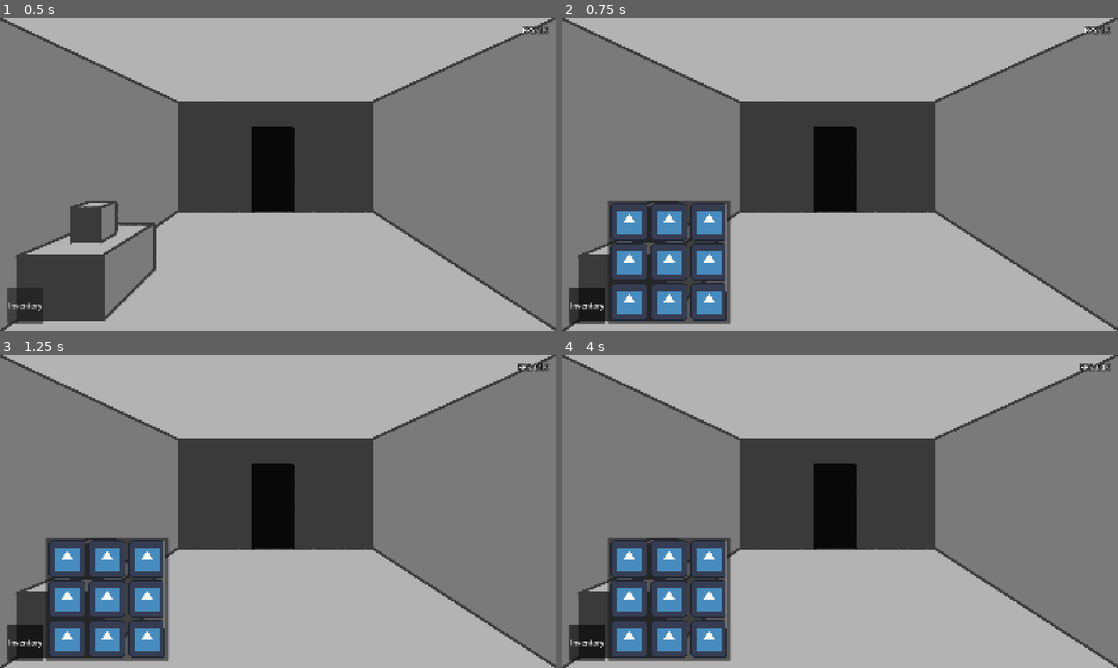
Above: before the commit, frames 1-4 (two rows, left to right).
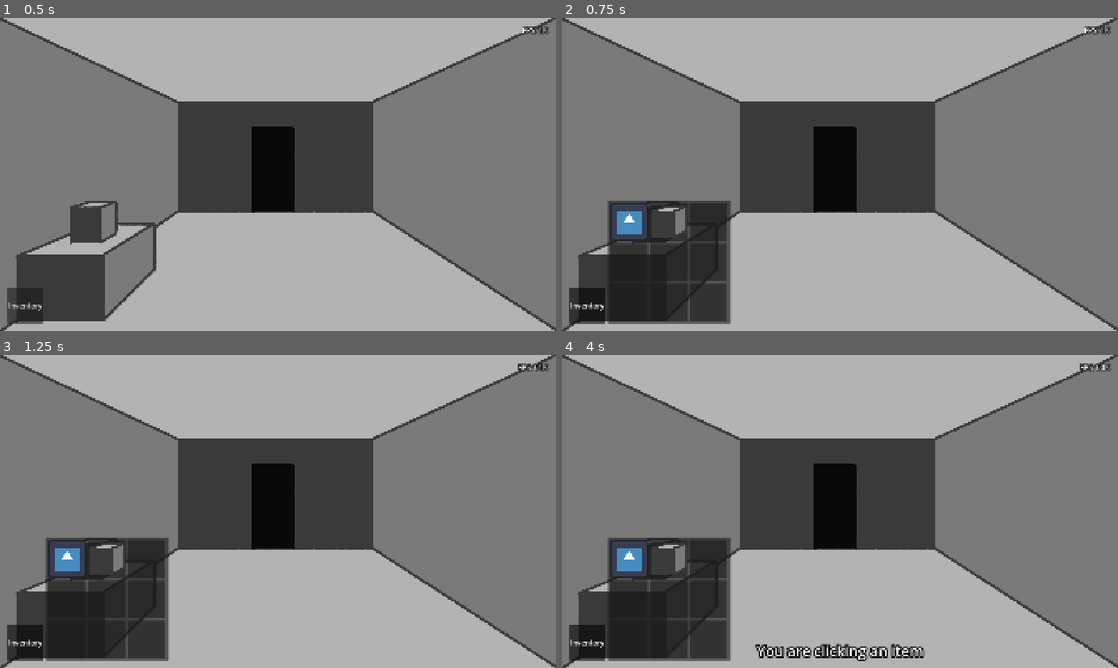
Above: after the commit, the same moments.

Repository: AEther-Frisko/point-n-click-game
Game: Godot game, scene res://shared/scenes/main.tscn
Two runs of this game, one before a commit and one after it. Both use one fixed random seed, a clock stepped at 60 frames per second and the inputs below. The engine's default icon, where the game draws it, is replaced by a stand-in: a white triangle on a blue panel in a dark square.
Inputs (mouse positions are in pixels of both pictures, inside the frame that each line leads up to):
- Up to frame 1 (0.5 s): no input
- Up to frame 2 (0.75 s): click "Inventory" at 0.5 s
- Up to frame 3 (1.25 s): no input
- Up to frame 4 (4 s): click "Inventory" at 1.25 s; click "Inventory" at 2 s; tap Enter at 2.75 s; move the mouse to (645, 608) at 2.77 s; press the mouse at (645, 608) at 2.78 s; tap Space at 3.5 s; move the mouse to (656, 558) at 3.52 s; release the mouse at (656, 558) at 3.53 s; click (656, 558) at 3.6 s

Frame 1 is identical in both runs. In frame 2, 5.5% of the frame differs, in the area x 8-30%, y 59-97%; in frame 3, 5.5%; in frame 4, 6.5%, in the area x 8-66%, y 59-98%.

Commit message:
added items and item slots, reworked most of the interaction system a little bit

Diff:
--- /dev/null
+++ b/entities/items/item.gd
@@ -0,0 +1,40 @@
+@tool
+class_name Item extends Interactable
+
+@onready var texture_rect := get_node_or_null("TextureRect")
+@onready var area_container: Control = $AreaContainer
+
+@export var item_data: ItemData
+
+func _ready() -> void:
+	super._ready()
+	add_to_group("items")
+
+	if not texture_rect:
+		texture_rect = TextureRect.new()
+		add_child(texture_rect)
+	if not item_data:
+		item_data = ItemData.new()
+	item_data.texture_changed.connect(update_texture)
+	update_texture()
+
+	# doesn't need it?
+	clickable_area.queue_free()
+
+	area_container.mouse_entered.connect(_on_hover_start)
+	area_container.mouse_exited.connect(_on_hover_end)
+	area_container.gui_input.connect(_on_input)
+
+func update_texture(new_texture = item_data.texture) -> void:
+	texture_rect.texture = new_texture
+
+func _on_input(event: InputEvent) -> void:
+	if event.is_action_pressed("click"):
+		get_viewport().set_input_as_handled()
+		clicked.emit("You are clicking an item")
+
+func _on_hover_start() -> void:
+	hover_started.emit(self)
+
+func _on_hover_end() -> void:
+	hover_ended.emit(self)
--- /dev/null
+++ b/entities/items/item.tscn
@@ -0,0 +1,36 @@
+[gd_scene format=3 uid="uid://dm7csltc7ov8a"]
+
+[ext_resource type="Script" uid="uid://bi7aio1a6b2ta" path="res://entities/items/item.gd" id="1_gdl2c"]
+[ext_resource type="Script" uid="uid://bjarm57wje3pb" path="res://entities/items/item_data.gd" id="2_m0k53"]
+
+[sub_resource type="Resource" id="Resource_h1ip2"]
+script = ExtResource("2_m0k53")
+
+[node name="Item" type="Control" unique_id=239630115]
+custom_minimum_size = Vector2(128, 128)
+layout_mode = 3
+anchors_preset = 0
+offset_right = 128.0
+offset_bottom = 128.0
+mouse_behavior_recursive = 2
+script = ExtResource("1_gdl2c")
+item_data = SubResource("Resource_h1ip2")
+
+[node name="TextureRect" type="TextureRect" parent="." unique_id=1893260822]
+layout_mode = 1
+anchors_preset = 15
+anchor_right = 1.0
+anchor_bottom = 1.0
+grow_horizontal = 2
+grow_vertical = 2
+expand_mode = 2
+stretch_mode = 5
+
+[node name="AreaContainer" type="Control" parent="." unique_id=1498265244]
+layout_mode = 1
+anchors_preset = 15
+anchor_right = 1.0
+anchor_bottom = 1.0
+grow_horizontal = 2
+grow_vertical = 2
+mouse_filter = 1
--- /dev/null
+++ b/entities/items/item_data.gd
@@ -0,0 +1,8 @@
+class_name ItemData extends Resource
+
+signal texture_changed()
+
+@export var texture: Texture2D:
+	set(new_texture):
+		texture = new_texture
+		texture_changed.emit()
--- a/entities/props/prop.gd
+++ b/entities/props/prop.gd
@@ -3,11 +3,28 @@
 
 @export var prop_data: PropData
 
-@onready var sprite := get_node("Sprite2D")
+@onready var sprite := get_node_or_null("Sprite2D")
 
-func update_texture(new_texture: Texture2D) -> void:
+func _ready() -> void:
+	if not Engine.is_editor_hint():
+		super._ready()
+	add_to_group("props")
+
+	if not prop_data:
+		return
+
+	if not sprite:
+		sprite = Sprite2D.new()
+		add_child(sprite)
+
+	prop_data.texture_changed.connect(update_texture)
+	update_texture()
+
+func update_texture(new_texture = prop_data.texture) -> void:
 	# set prop sprite
 	sprite.texture = new_texture
+	if not new_texture:
+		return
 
 	# set collision shape to match sprite size
 	var texture_size = sprite.texture.get_size()
@@ -15,20 +32,5 @@
 	var collision_shape := get_node("ClickableArea/CollisionShape2D")
 	collision_shape.shape.size = texture_size
 
-func _ready() -> void:
-	if not Engine.is_editor_hint():
-		super._ready()
-	add_to_group("props")
-
-	if prop_data == null:
-		return
-	update_texture(prop_data.texture)
-
-func _process(_delta: float) -> void:
-	if prop_data == null:
-		sprite.texture = null
-	elif prop_data.texture != sprite.texture:
-		update_texture(prop_data.texture)
-
 func _on_clicked() -> void:
 	clicked.emit(prop_data.description)
--- a/entities/props/prop_data.gd
+++ b/entities/props/prop_data.gd
@@ -1,5 +1,12 @@
-class_name PropData
-extends Resource
+@tool
+class_name PropData extends Resource
+
+signal texture_changed()
 
 @export_multiline var description: String = "Object description" ## Description of the object shown when clicking on it.
-@export var texture: Texture2D ## Visual representation of the object.
+@export var texture: Texture2D: ## Visual representation of the object.
+	set(new_texture):
+		texture = new_texture
+		texture_changed.emit()
+	get():
+		return texture
--- a/project.godot
+++ b/project.godot
@@ -41,6 +41,7 @@
 props="All interactible props in the scene."
 interactables=""
 doors=""
+items=""
 
 [input]
 
--- a/systems/interaction/clickable_area.gd
+++ b/systems/interaction/clickable_area.gd
@@ -1,6 +1,15 @@
 class_name ClickableArea extends Area2D
 
 signal clicked()
+
+@onready var collision_shape = get_node_or_null("CollisionShape2D")
+
+func _ready() -> void:
+	# create a default collision shape if there isn't one
+	if not collision_shape:
+		collision_shape = CollisionShape2D.new()
+		collision_shape.set_shape(RectangleShape2D.new())
+		add_child(collision_shape)
 
 func _input_event(_viewport: Viewport, event: InputEvent, _shape_idx: int) -> void:
 	if event.is_action_pressed("click"):
--- a/systems/interaction/interactable.gd
+++ b/systems/interaction/interactable.gd
@@ -1,18 +1,23 @@
-class_name Interactable extends Node2D
+class_name Interactable extends CanvasItem
 
 signal clicked()
 signal hover_started(node: Node)
 signal hover_ended(node: Node)
 
+@onready var clickable_area = get_node_or_null("ClickableArea")
+
 func _ready() -> void:
 	add_to_group("interactables")
 
-	# connect signals to attached clickable area, if there is one
-	var clickable_area = get_node_or_null("ClickableArea")
-	if clickable_area != null:
-		clickable_area.clicked.connect(_on_clicked)
-		clickable_area.mouse_entered.connect(_on_hover_start)
-		clickable_area.mouse_exited.connect(_on_hover_end)
+	# create clickable area if there isn't one
+	if not clickable_area:
+		clickable_area = ClickableArea.new()
+		add_child(clickable_area)
+
+	# connect clickable area signals
+	clickable_area.clicked.connect(_on_clicked)
+	clickable_area.mouse_entered.connect(_on_hover_start)
+	clickable_area.mouse_exited.connect(_on_hover_end)
 
 func _on_clicked() -> void:
 	clicked.emit()
--- a/systems/interaction/interaction_manager.gd
+++ b/systems/interaction/interaction_manager.gd
@@ -7,7 +7,6 @@
 @onready var world := %World
 
 var current_room : Node2D
-var inventory_connected := false # this feels so gross and hacky but whatever
 
 ## All interactables currently being hovered over by the mouse.
 var hovered_areas : Array[Node]
@@ -32,11 +31,6 @@
 ## Ensures any new interactable [Node]s are added to [member interactables],
 ## and ones that no longer exist are removed.
 func update_interactables(new_interactables: Array[Node]) -> void:
-	# connect inventory signals, if necessary
-	if not inventory_connected:
-		add_interactable(gui.inventory)
-		inventory_connected = true
-
 	# check for interactables that no longer exist
 	for interactable in interactables:
 		if not new_interactables.has(interactable):
@@ -50,6 +44,8 @@
 ## Adds a new interactable [Node] to [member interactables] and connects its signals.
 func add_interactable(interactable: Node) -> void:
 	interactables.append(interactable)
+	if interactable.hover_started.is_connected(add_hovered_area):
+		return
 	interactable.hover_started.connect(add_hovered_area)
 	interactable.hover_ended.connect(remove_hovered_area)
 
@@ -59,6 +55,8 @@
 		interactable.clicked.connect(_on_prop_clicked)
 	elif groups.has("doors"):
 		interactable.clicked.connect(_on_door_clicked)
+	elif groups.has("items"):
+		interactable.clicked.connect(_on_item_clicked)
 
 ## Remove an interactable [Node] from [member interactables].
 func remove_interactable(interactable: Node) -> void:
@@ -67,7 +65,7 @@
 ## Adds a new area [Node] to [member hovered_areas] and updates the cursor accordingly.
 func add_hovered_area(area: Node) -> void:
 	hovered_areas.append(area)
-	set_cursor_by_group(area)
+	set_cursor_by_type(area)
 
 ## Removes an area [Node] from [member hovered_areas] and updates the cursor if necessary.
 func remove_hovered_area(area: Node) -> void:
@@ -75,24 +73,28 @@
 	if hovered_areas.is_empty():
 		set_cursor("Default")
 		return
-	set_cursor_by_group(hovered_areas.back())
+	set_cursor_by_type(hovered_areas.back())
 
 ## Sets the mouse cursor to a specified [member cursors].
 func set_cursor(new_cursor: String) -> void:
 	Input.set_custom_mouse_cursor(cursors[new_cursor])
 
-## Sets the mouse cursor based on the speciied [Node]'s group.
-func set_cursor_by_group(area: Node) -> void:
-	# special case
-	if area == gui.inventory:
-		set_cursor("Use")
-		return
+## Sets the mouse cursor based on the speciied [Node]'s type.
+func set_cursor_by_type(area: Node) -> void:
+	# special cases
+	match area.get_class():
+		"Button":
+			set_cursor("Use")
+		"PanelContainer":
+			set_cursor("Default")
 
 	var groups := area.get_groups()
 	if groups.has("props"):
 		set_cursor("Look")
 	elif groups.has("doors"):
 		set_cursor("Walk")
+	elif groups.has("items"):
+		set_cursor("Use")
 
 ## Clears tracked [member interactables] and [member hovered_areas].
 func reset_interactables() -> void:
@@ -124,3 +126,7 @@
 	gui.transition_screen()
 	await gui.verify_tweened_node(gui.screen_fade)
 	load_room(destination)
+
+# this is temp for testing, will flesh out later
+func _on_item_clicked(text: String) -> void:
+	gui.display_description(text)
--- a/systems/inventory/inventory.gd
+++ b/systems/inventory/inventory.gd
@@ -1,12 +1,42 @@
 extends Control
 
 @onready var inventory_display: PanelContainer = $InventoryDisplay
+@onready var inventory_grid: GridContainer = %InventoryGrid
+@onready var button: Button = $Button
+
+@export var items: Array[ItemData]
+var slots: Array[ItemSlot]
+
+var item_slot := preload("res://systems/inventory/item_slot.tscn")
 
 signal hover_started(node: Node)
 signal hover_ended(node: Node)
 
 func _ready() -> void:
+	add_to_group("interactables")
 	toggle_inventory(false)
+
+	for slot in range(9):
+		add_slot()
+		if items.size() > slot:
+			slots[slot].item_data = items[slot]
+
+	inventory_display.mouse_entered.connect(_on_mouse_entered.bind(inventory_display))
+	inventory_display.mouse_exited.connect(_on_mouse_exited.bind(inventory_display))
+	button.mouse_entered.connect(_on_mouse_entered.bind(button))
+	button.mouse_exited.connect(_on_mouse_exited.bind(button))
+
+func add_slot() -> void:
+	var slot_instance = item_slot.instantiate()
+	slots.append(slot_instance)
+	inventory_grid.add_child(slot_instance)
+
+	slot_instance.mouse_entered.connect(_on_mouse_entered.bind(slot_instance))
+	slot_instance.mouse_exited.connect(_on_mouse_exited.bind(slot_instance))
+
+func remove_slot(slot: ItemSlot) -> void:
+	slots.erase(slot)
+	slot.queue_free()
 
 func toggle_inventory(visibility: bool) -> void:
 	inventory_display.visible = visibility
@@ -14,8 +44,8 @@
 func _on_button_toggled(toggled_on: bool) -> void:
 	toggle_inventory(toggled_on)
 
-func _on_button_mouse_entered() -> void:
-	hover_started.emit(self)
+func _on_mouse_entered(node: Node) -> void:
+	hover_started.emit(node)
 
-func _on_button_mouse_exited() -> void:
-	hover_ended.emit(self)
+func _on_mouse_exited(node: Node) -> void:
+	hover_ended.emit(node)
--- a/systems/inventory/inventory.tscn
+++ b/systems/inventory/inventory.tscn
@@ -2,6 +2,18 @@
 
 [ext_resource type="Texture2D" uid="uid://ck65xypecjrwo" path="res://icon.svg" id="1_gjlg3"]
 [ext_resource type="Script" uid="uid://dme1ec5cgqxxt" path="res://systems/inventory/inventory.gd" id="1_jq0nu"]
+[ext_resource type="Script" uid="uid://bjarm57wje3pb" path="res://entities/items/item_data.gd" id="2_nm754"]
+[ext_resource type="Texture2D" uid="uid://d0udqwdrdcoru" path="res://entities/props/test_prop_2.png" id="3_nm754"]
+
+[sub_resource type="Resource" id="Resource_8ijeq"]
+script = ExtResource("2_nm754")
+texture = ExtResource("1_gjlg3")
+metadata/_custom_type_script = "uid://bjarm57wje3pb"
+
+[sub_resource type="Resource" id="Resource_sqq8g"]
+script = ExtResource("2_nm754")
+texture = ExtResource("3_nm754")
+metadata/_custom_type_script = "uid://bjarm57wje3pb"
 
 [node name="Inventory" type="Control" unique_id=599938922]
 layout_mode = 3
@@ -12,6 +24,7 @@
 grow_vertical = 2
 mouse_filter = 1
 script = ExtResource("1_jq0nu")
+items = Array[ExtResource("2_nm754")]([SubResource("Resource_8ijeq"), SubResource("Resource_sqq8g")])
 
 [node name="Button" type="Button" parent="." unique_id=674827223]
 layout_mode = 1
@@ -45,52 +58,11 @@
 [node name="ScrollContainer" type="ScrollContainer" parent="InventoryDisplay/MarginContainer" unique_id=897046141]
 layout_mode = 2
 
-[node name="GridContainer" type="GridContainer" parent="InventoryDisplay/MarginContainer/ScrollContainer" unique_id=1098201363]
+[node name="InventoryGrid" type="GridContainer" parent="InventoryDisplay/MarginContainer/ScrollContainer" unique_id=1098201363]
+unique_name_in_owner = true
 layout_mode = 2
 theme_override_constants/h_separation = 10
 theme_override_constants/v_separation = 10
 columns = 3
 
-[node name="TextureRect" type="TextureRect" parent="InventoryDisplay/MarginContainer/ScrollContainer/GridContainer" unique_id=2066663358]
-layout_mode = 2
-texture = ExtResource("1_gjlg3")
-
-[node name="TextureRect2" type="TextureRect" parent="InventoryDisplay/MarginContainer/ScrollContainer/GridContainer" unique_id=1684626762]
-layout_mode = 2
-texture = ExtResource("1_gjlg3")
-
-[node name="TextureRect3" type="TextureRect" parent="InventoryDisplay/MarginContainer/ScrollContainer/GridContainer" unique_id=1562537949]
-layout_mode = 2
-texture = ExtResource("1_gjlg3")
-
-[node name="TextureRect4" type="TextureRect" parent="InventoryDisplay/MarginContainer/ScrollContainer/GridContainer" unique_id=620839127]
-layout_mode = 2
-texture = ExtResource("1_gjlg3")
-
-[node name="TextureRect5" type="TextureRect" parent="InventoryDisplay/MarginContainer/ScrollContainer/GridContainer" unique_id=1244486869]
-layout_mode = 2
-texture = ExtResource("1_gjlg3")
-
-[node name="TextureRect6" type="TextureRect" parent="InventoryDisplay/MarginContainer/ScrollContainer/GridContainer" unique_id=1154233995]
-layout_mode = 2
-texture = ExtResource("1_gjlg3")
-
-[node name="TextureRect7" type="TextureRect" parent="InventoryDisplay/MarginContainer/ScrollContainer/GridContainer" unique_id=286884047]
-layout_mode = 2
-texture = ExtResource("1_gjlg3")
-
-[node name="TextureRect8" type="TextureRect" parent="InventoryDisplay/MarginContainer/ScrollContainer/GridContainer" unique_id=1698377423]
-layout_mode = 2
-texture = ExtResource("1_gjlg3")
-
-[node name="TextureRect9" type="TextureRect" parent="InventoryDisplay/MarginContainer/ScrollContainer/GridContainer" unique_id=1411221092]
-layout_mode = 2
-texture = ExtResource("1_gjlg3")
-
-[node name="TextureRect10" type="TextureRect" parent="InventoryDisplay/MarginContainer/ScrollContainer/GridContainer" unique_id=2043998891]
-layout_mode = 2
-texture = ExtResource("1_gjlg3")
-
-[connection signal="mouse_entered" from="Button" to="." method="_on_button_mouse_entered"]
-[connection signal="mouse_exited" from="Button" to="." method="_on_button_mouse_exited"]
 [connection signal="toggled" from="Button" to="." method="_on_button_toggled"]
--- /dev/null
+++ b/systems/inventory/item_slot.gd
@@ -0,0 +1,27 @@
+class_name ItemSlot extends PanelContainer
+
+@export var item_data: ItemData:
+	set(new_data):
+		item_data = new_data
+		if new_data:
+			add_item()
+		else:
+			remove_item()
+
+var item_scene := preload("res://entities/items/item.tscn")
+var current_item: Item
+
+func _ready() -> void:
+	if item_data:
+		add_item()
+
+func remove_item() -> void:
+	current_item.queue_free()
+	current_item = null
+
+func add_item() -> void:
+	if current_item:
+		remove_item()
+	current_item = item_scene.instantiate()
+	current_item.item_data = item_data
+	add_child(current_item)
--- /dev/null
+++ b/systems/inventory/item_slot.tscn
@@ -0,0 +1,7 @@
+[gd_scene format=3 uid="uid://dl5om4wdwq4pk"]
+
+[ext_resource type="Script" uid="uid://cru55m8fdmuso" path="res://systems/inventory/item_slot.gd" id="1_4rrd6"]
+
+[node name="ItemSlot" type="PanelContainer" unique_id=1785975522]
+custom_minimum_size = Vector2(128, 128)
+script = ExtResource("1_4rrd6")
Not shown, added: entities/items/item.gd.uid
Not shown, added: entities/items/item_data.gd.uid
Not shown, added: systems/inventory/item_slot.gd.uid
